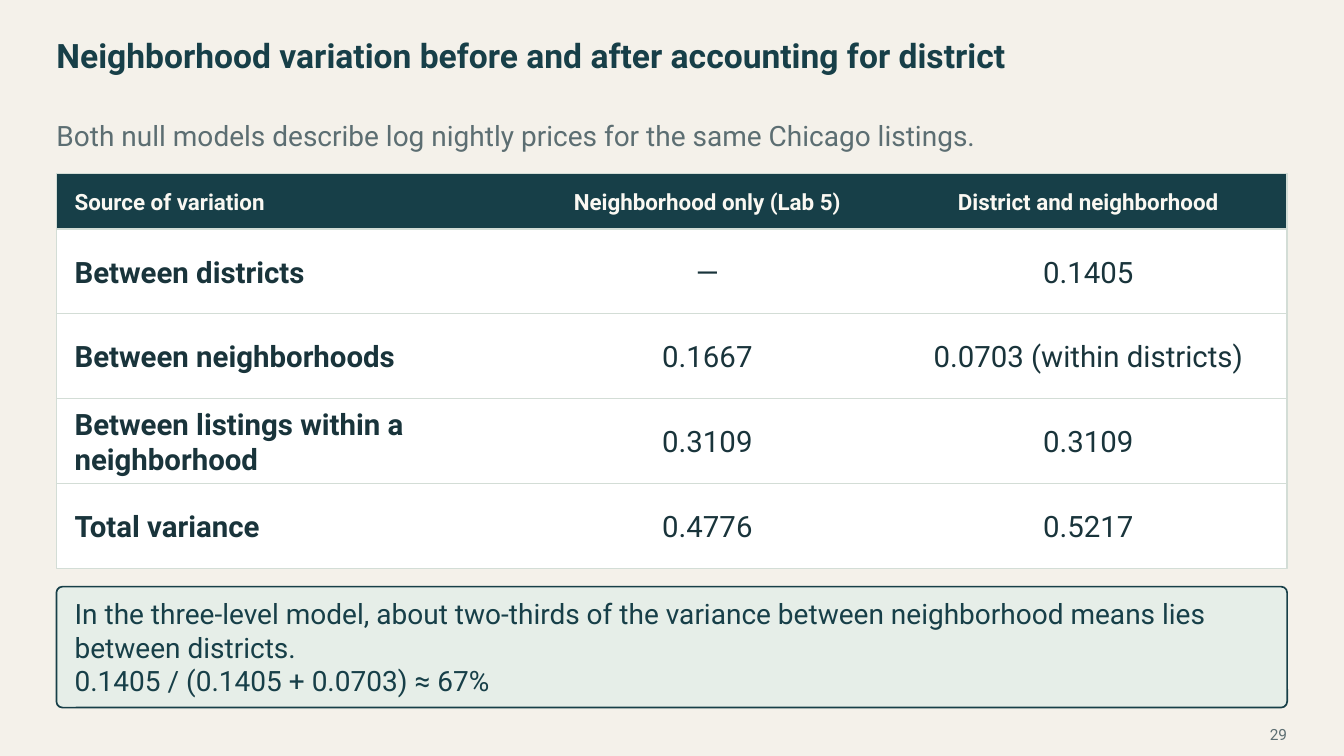
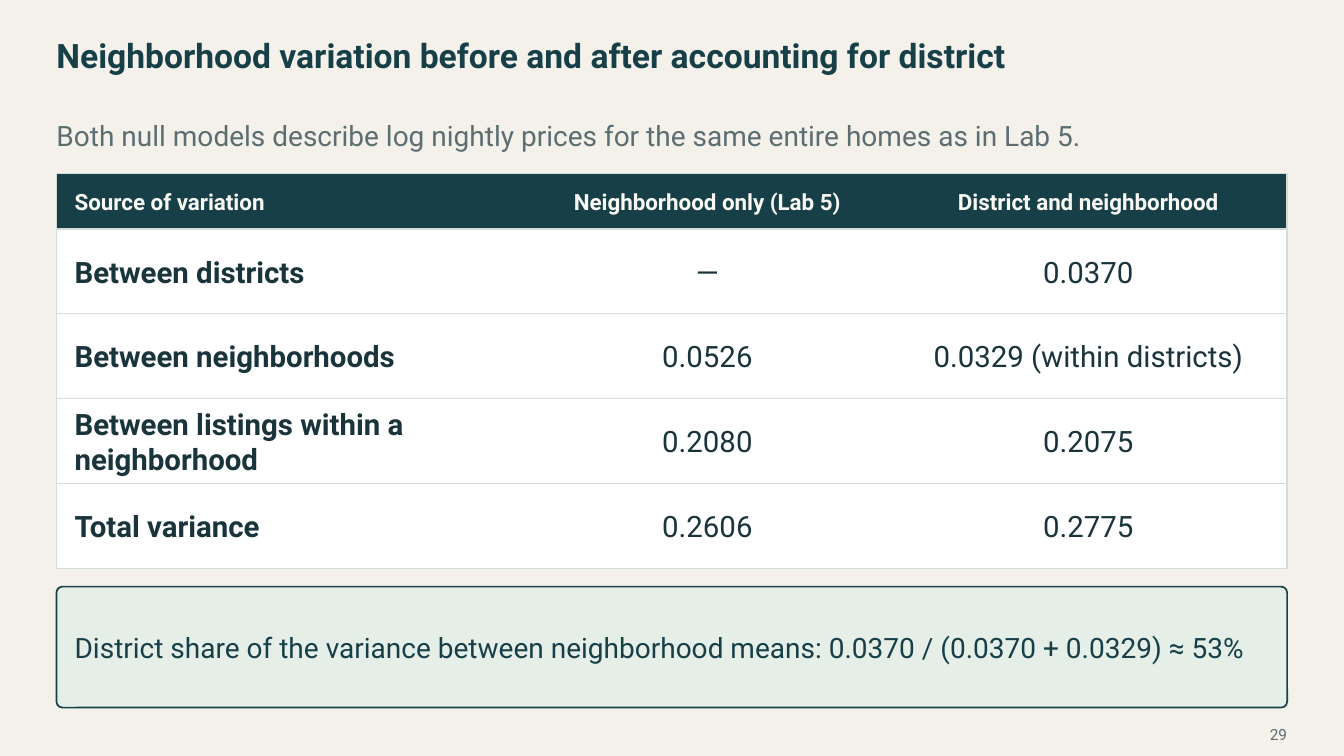
Before and after one commit to Postmus/BeyondMLR, a slide deck: slide 29 of lectures_2627/week3/Beyond_MLR_Week_3.pptx. Drawn at 1344x756 pixels with LibreOffice and Linux fonts; fonts in the diff are those of the drawing. Boxes give left, top, right and bottom in pixels: in the first picture for what was removed or moved away, otherwise in the second. Text is boxed around its words. In the diff, an @@ line names an element or a change of style, - is before the commit and + after.

Commit message:
Focus Week 3 Airbnb labs and lecture on entire homes
Center capacity at four guests and compare four- and five-guest homes at WalkScores 85 and 91. Update the nested-model results and show neighborhood WalkScores by district.

```diff
--- a/lectures_2627/week3/Beyond_MLR_Week_3.pptx
+++ b/lectures_2627/week3/Beyond_MLR_Week_3.pptx
@@ text at (56,125,1080,152): text changed @@
-Both null models describe log nightly prices for the same Chicago listings.
+Both null models describe log nightly prices for the same entire homes as in Lab 5.
@@ text at (1043,261,1133,284): text changed @@
-0.1405
+0.0370
@@ text at (662,345,752,368): text changed @@
-0.1667
+0.0526
@@ text at (934,343,1243,374): text changed @@
-0.0703 (within districts)
+0.0329 (within districts)
@@ text at (662,430,752,453): text changed @@
-0.3109
+0.2080
@@ text at (1043,430,1133,453): text changed @@
-0.3109
+0.2075
@@ text at (662,515,752,538): text changed @@
-0.4776
+0.2606
@@ text at (1043,515,1133,538): text changed @@
-0.5217
+0.2775
@@ text at (75,635,1244,664): text changed @@
-In the three-level model, about two-thirds of the variance between neighborhood means lies between districts.
-0.1405 / (0.1405 + 0.0703) ≈ 67%
+District share of the variance between neighborhood means: 0.0370 / (0.0370 + 0.0329) ≈ 53%
```
Also in this commit, not shown: 5 other slides changed, 2 slides added, 2 slides removed, 12 other files.
